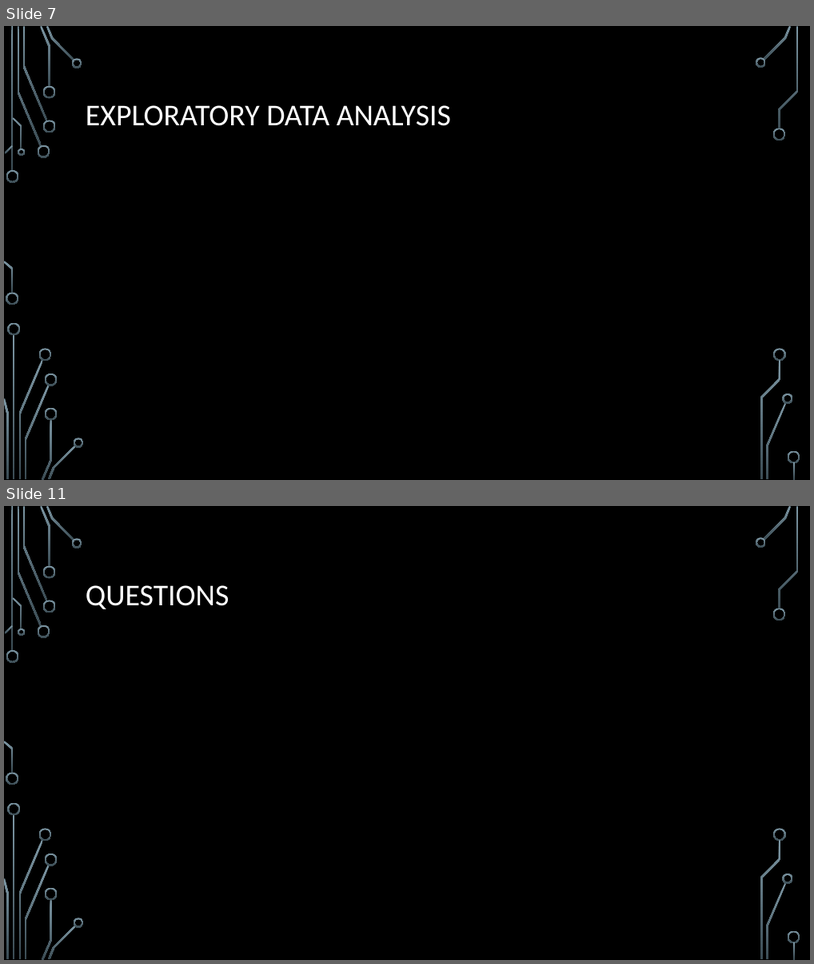
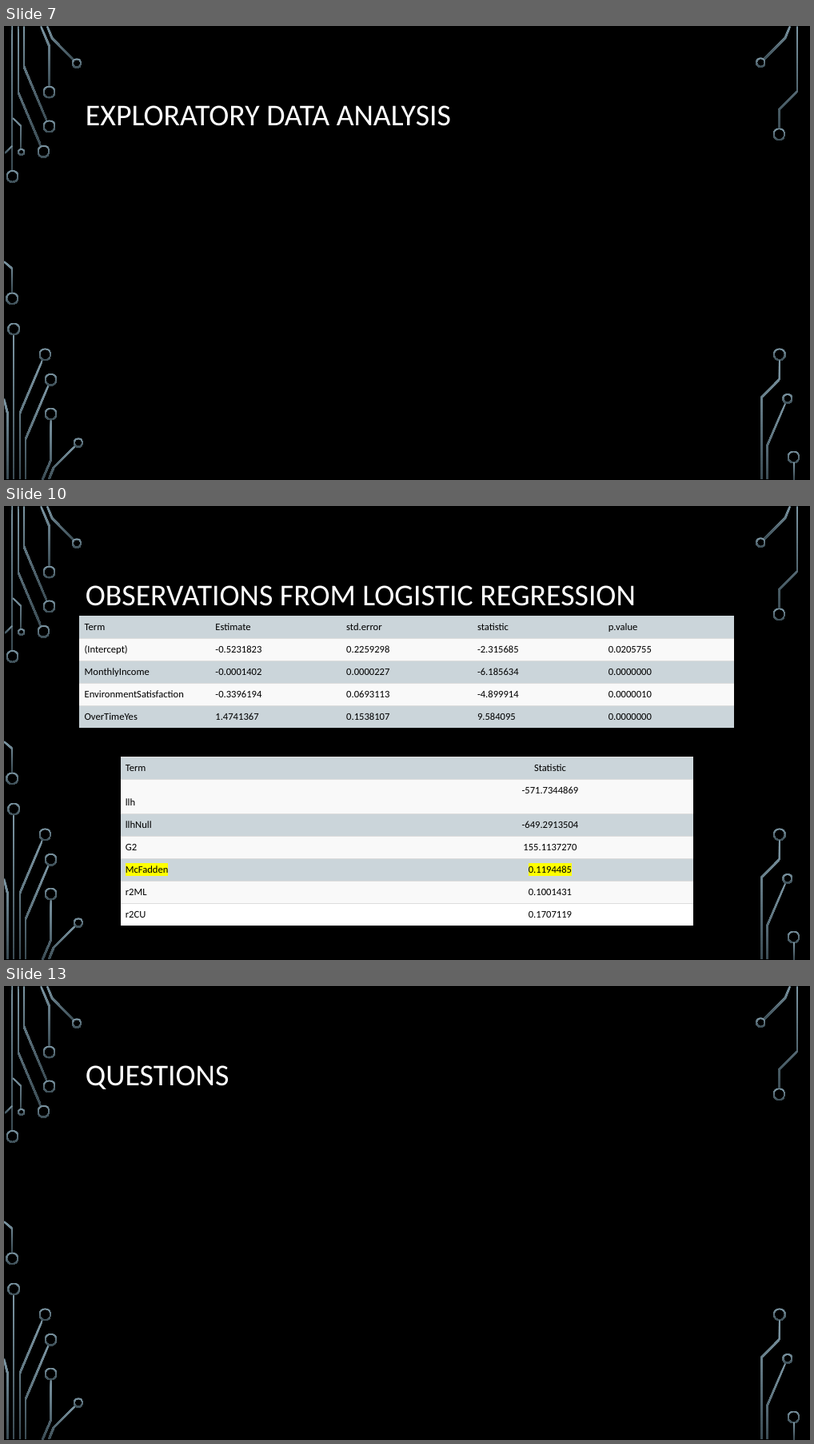
Before and after one commit to aydare/DDS_401_TeamNI_Case_Study2, a slide deck: Presentation & Dashboard/DDS401_TeamNI_Case_Study_2.pptx. Shown one above the other, each under a label of ours: slides 7 and 11 before the commit, slides 7, 10 and 13 after it; the slides between them are not shown. The pictures are 814x964 and 814x1444 pixels, drawn with LibreOffice and Linux fonts; fonts in the diff are those of the drawing; background and template pictures are left out. Boxes give left, top, right and bottom in pixels: in the first picture for what was removed or moved away, otherwise in the second. Text is boxed around its words. In the diff, an @@ line names an element or a change of style, - is before the commit and + after.

```diff
--- a/Presentation & Dashboard/DDS401_TeamNI_Case_Study_2.pptx
+++ b/Presentation & Dashboard/DDS401_TeamNI_Case_Study_2.pptx
@@ slide 10 added at [4, 506, 810, 960], background picture (left out); not listed: 36 template elements that a slide beside it also shows @@
@@ title added at [86, 585, 635, 606], 36 pt, text #FFFFFF @@
+OBSERVATIONS FROM LOGISTIC REGRESSION
@@ table added at [80, 616, 736, 727], 5 rows, 5 columns @@
+Term | Estimate | std.error | statistic | p.value
+(Intercept) | -0.5231823 | 0.2259298 | -2.315685 | 0.0205755
+MonthlyIncome | -0.0001402 | 0.0000227 | -6.185634 | 0.0000000
+EnvironmentSatisfaction | -0.3396194 | 0.0693113 | -4.899914 | 0.0000010
+OverTimeYes | 1.4741367 | 0.1538107 | 9.584095 | 0.0000000
@@ table added at [121, 756, 694, 924], 7 rows, 2 columns @@
+Term | Statistic
+llh | -571.7344869
+llhNull | -649.2913504
+G2 | 155.1137270
+McFadden | 0.1194485
+r2ML | 0.1001431
+r2CU | 0.1707119
@@ what was slide 11 is now slide 13 @@
```
Also in this commit, not shown: 1 slide changed, 3 other slides added, 2 slides removed.
